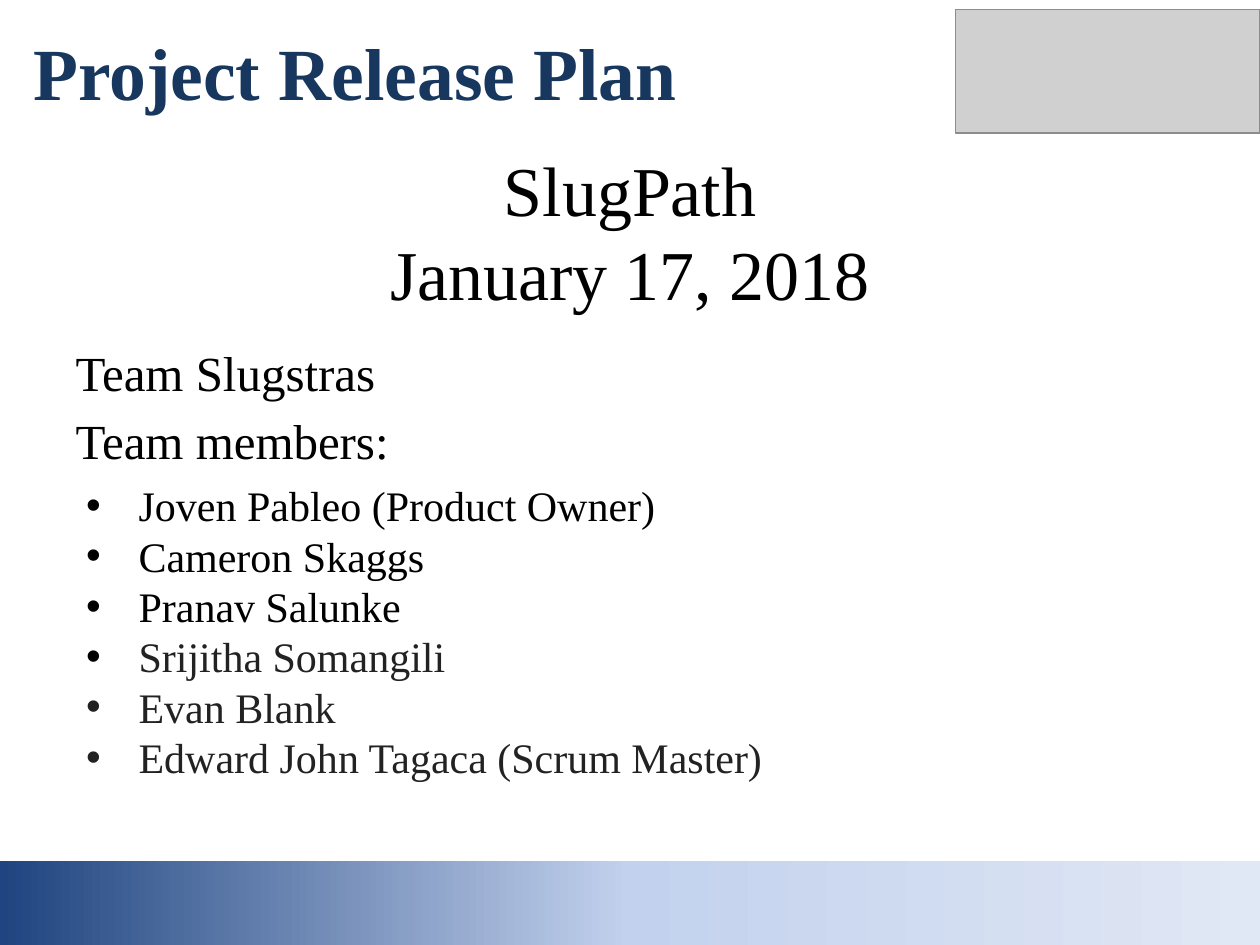
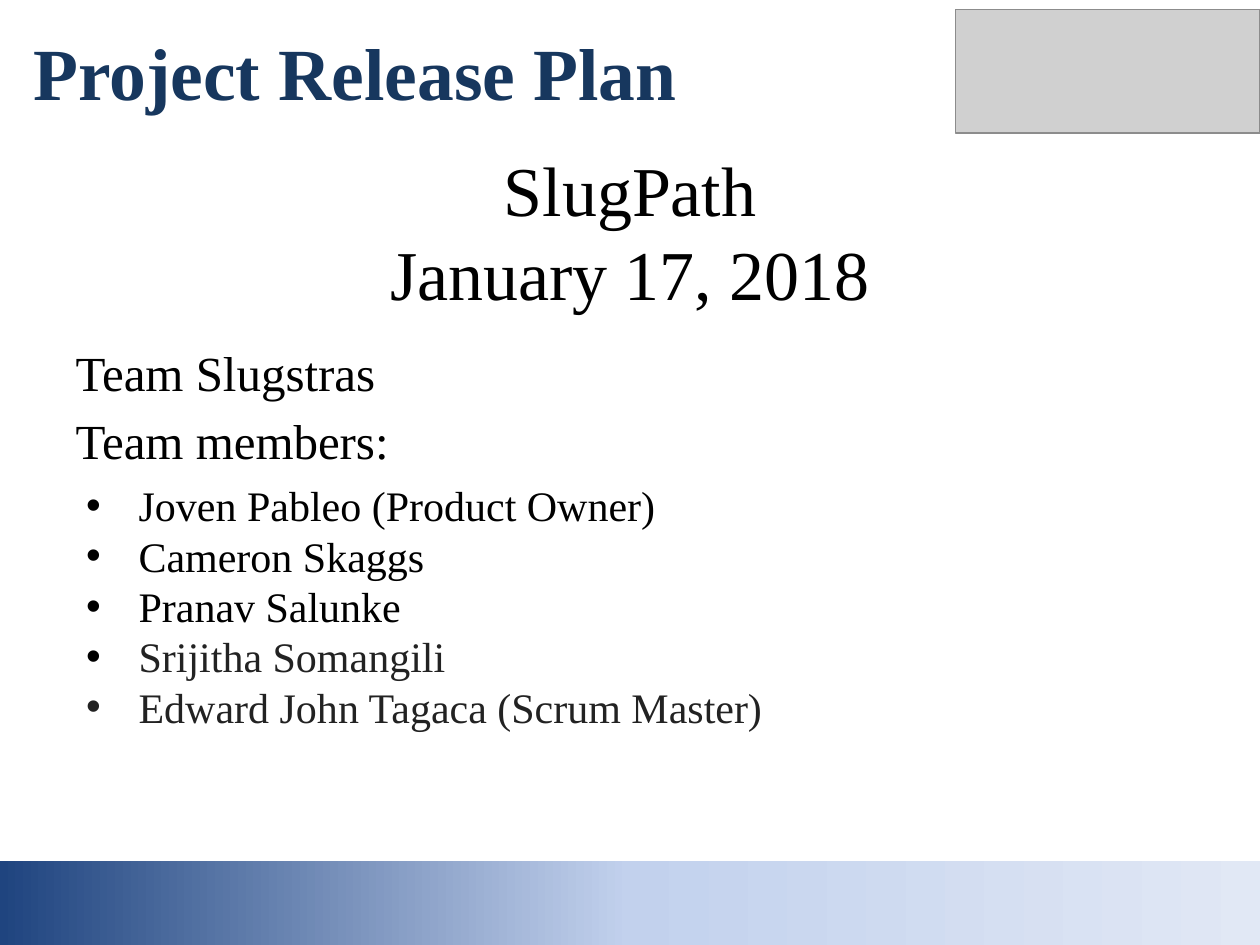
Before and after one commit to jpableo688/SlugPath, a slide deck: slide 1 of Documentation/Release Plan Presentation.pptx. Drawn at 1260x945 pixels with LibreOffice and Linux fonts; fonts in the diff are those of the drawing; grey boxes stand for pictures. Boxes give left, top, right and bottom in pixels: in the first picture for what was removed or moved away, otherwise in the second. Text is boxed around its words. In the diff, an @@ line names an element or a change of style, - is before the commit and + after.

```diff
--- a/Documentation/Release Plan Presentation.pptx
+++ b/Documentation/Release Plan Presentation.pptx
@@ text at (139, 694, 335, 724): paragraph removed @@
-• Evan Blank
```
Also in this commit, not shown: 4 other files.
